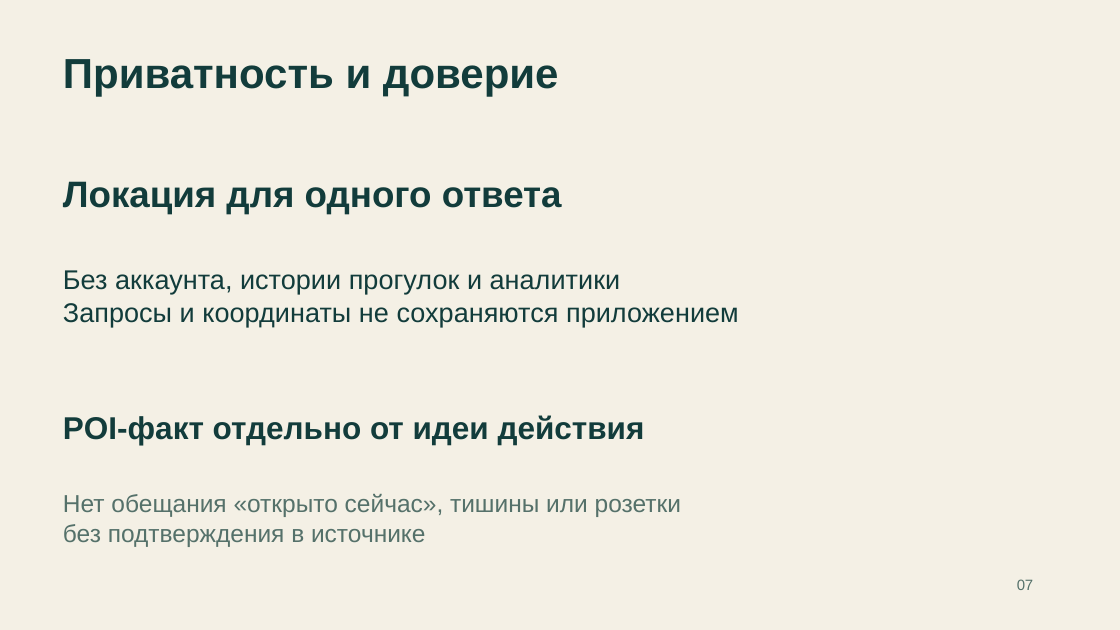
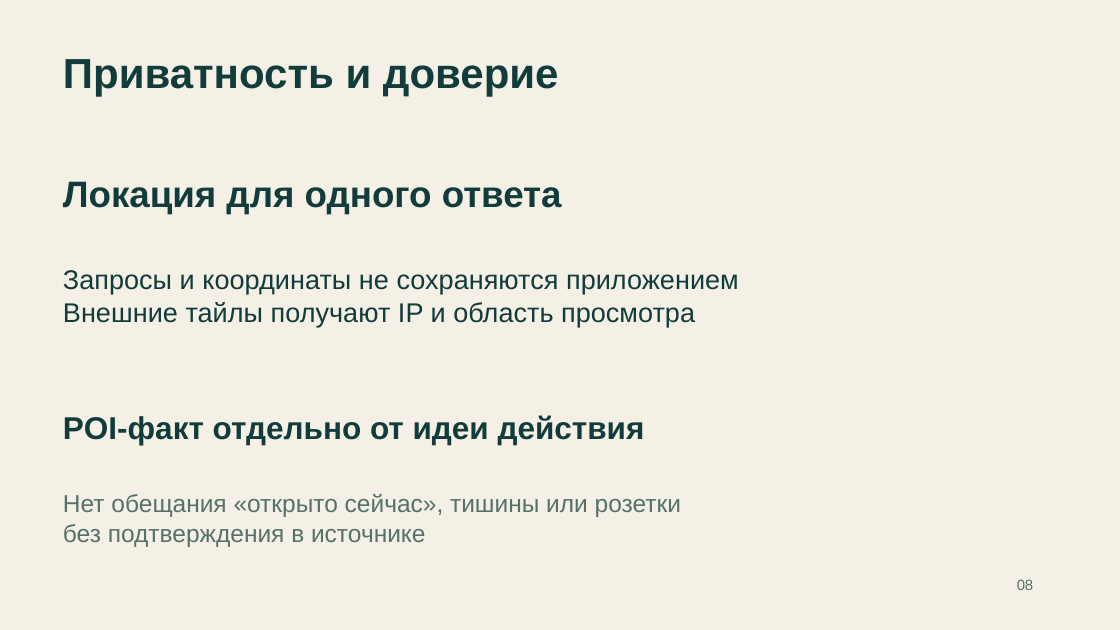
Before and after one commit to ltybcs/astana-walks-ai, a slide deck: slide 8 of output/presentations/astana-walks.pptx (slide 7 before the commit). Drawn at 1120x630 pixels with LibreOffice and Linux fonts; fonts in the diff are those of the drawing. Boxes give left, top, right and bottom in pixels: in the first picture for what was removed or moved away, otherwise in the second. Text is boxed around its words. In the diff, an @@ line names an element or a change of style, - is before the commit and + after.

```diff
--- a/output/presentations/astana-walks.pptx
+++ b/output/presentations/astana-walks.pptx
@@ text at <box>63,270,621,294</box>: paragraph removed @@
-Без аккаунта, истории прогулок и аналитики
@@ text at <box>63,302,695,327</box>: paragraph added @@
+Внешние тайлы получают IP и область просмотра
@@ text at <box>1017,579,1034,590</box>: text changed @@
-07
+08
```
Also in this commit, not shown: 5 other slides changed, 2 slides added, 1 slide removed, 17 other files.
